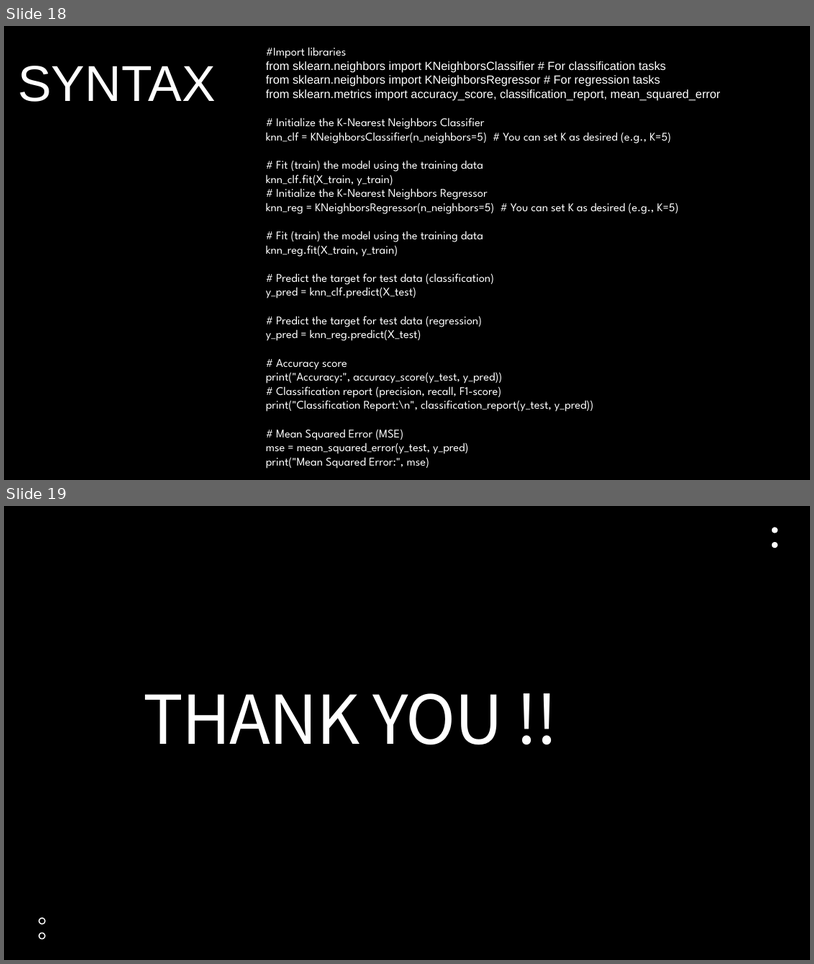
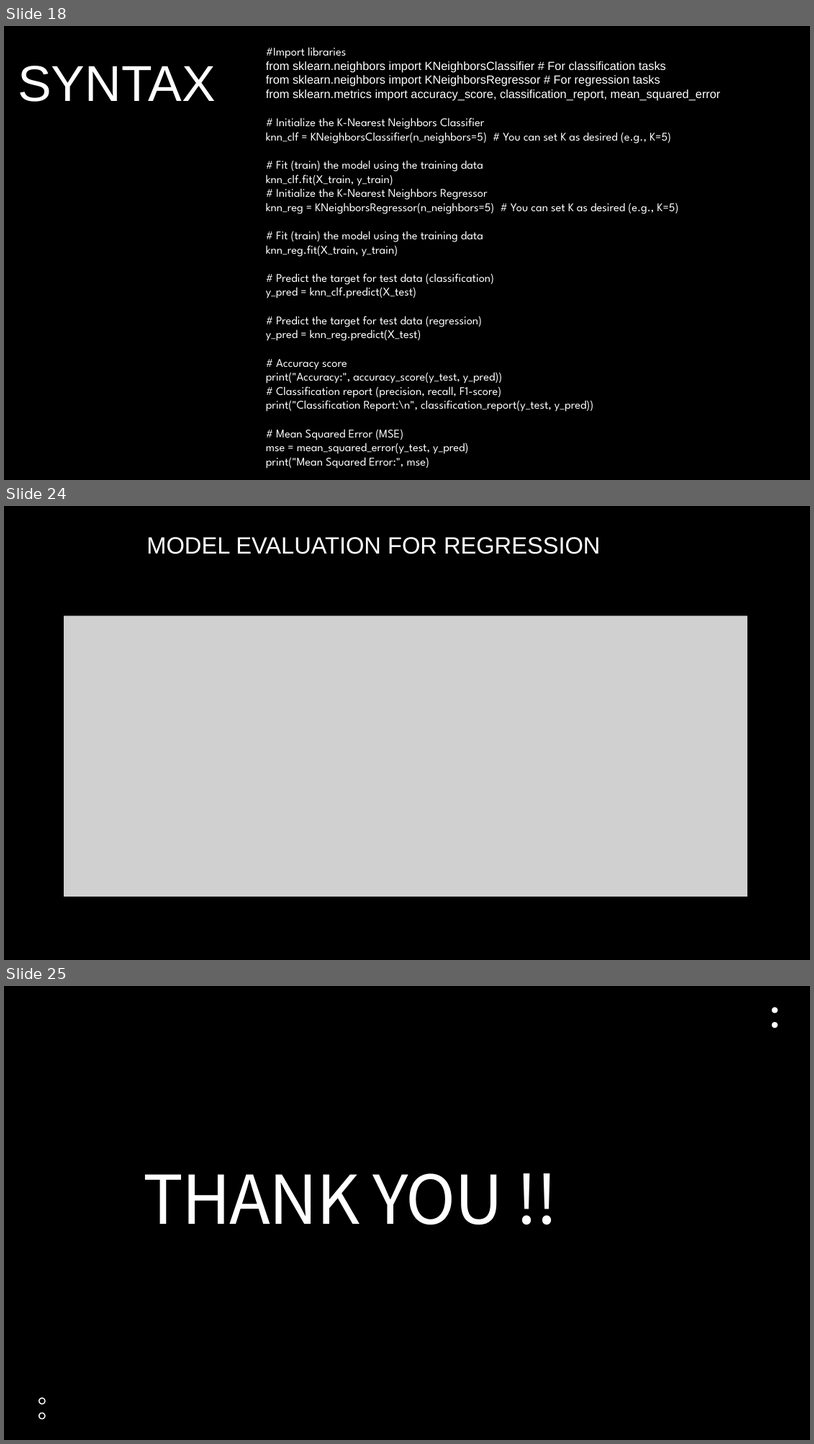
Before and after one commit to roshni-1/DS-Notes, a slide deck: AI Industrial Training-1.pptx. Shown one above the other, each under a label of ours: slides 18 and 19 before the commit, slides 18, 24 and 25 after it; the slides between them are not shown. The pictures are 814x964 and 814x1444 pixels, drawn with LibreOffice and Linux fonts; fonts in the diff are those of the drawing; grey boxes stand for pictures; background and template pictures are left out. Boxes give left, top, right and bottom in pixels: in the first picture for what was removed or moved away, otherwise in the second. Text is boxed around its words. In the diff, an @@ line names an element or a change of style, - is before the commit and + after.

```diff
--- a/AI Industrial Training-1.pptx
+++ b/AI Industrial Training-1.pptx
@@ slide 24 added at (4,506,810,960), background #000000 @@
@@ text added at (147,537,601,554), 28 pt, text #FFFFFF @@
+MODEL EVALUATION FOR REGRESSION
@@ picture added at (64,616,748,897) @@
@@ what was slide 19 is now slide 25 @@
```
Also in this commit, not shown: 1 slide changed, 5 other slides added.
